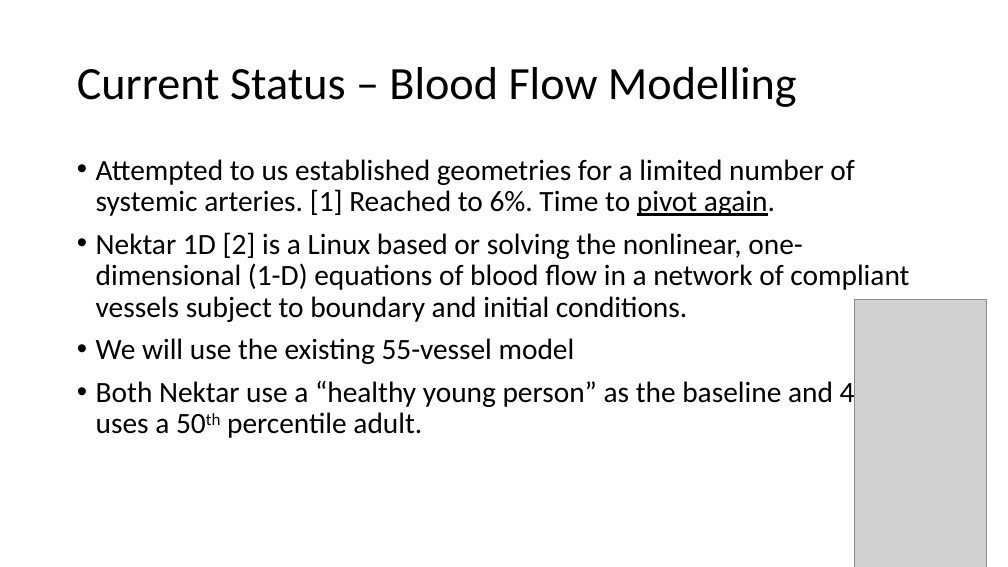
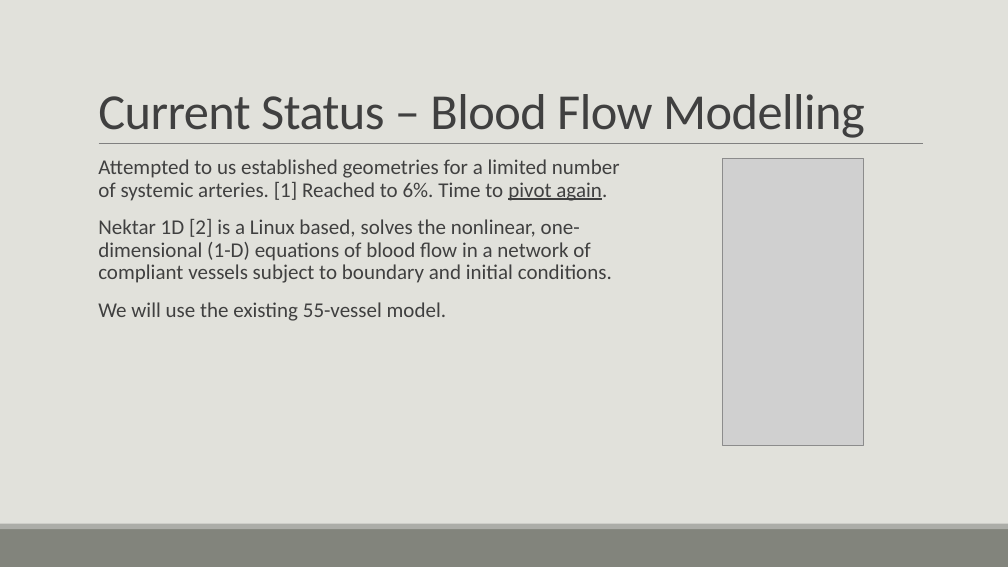
Before and after one commit to CNorthwayMedPhys/Full-Body-Flow-Model-Project, a slide deck: slide 9 of Working Documents/Committee Meeting.pptx (slide 10 before the commit). Drawn at 1008x567 pixels with LibreOffice and Linux fonts; fonts in the diff are those of the drawing; grey boxes stand for pictures. Boxes give left, top, right and bottom in pixels: in the first picture for what was removed or moved away, otherwise in the second. Text is boxed around its words. In the diff, an @@ line names an element or a change of style, - is before the commit and + after.

```diff
--- a/Working Documents/Committee Meeting.pptx
+++ b/Working Documents/Committee Meeting.pptx
@@ background #FFFFFF to #E1E1DB @@
@@ title "Current Status – Blood Flow ...": place and size @@
-title "Current Status – Blood Flow ..." at <box>77,67,797,107</box>
+title "Current Status – Blood Flow ..." at <box>98,94,865,138</box>
@@ title "Current Status – Blood Flow ..." at <box>98,94,865,138</box>: size 44 to 48 pt, text colour #000000 to #404040, letter spacing 0 to -0.5 pt; line spacing 0.9 to 0.85; vertical alignment middle to bottom @@
@@ line added from (99, 144) to (923, 144), #808080 0.5 pt @@
@@ text at <box>98,159,620,201</box>: size 28 to 20 pt, text colour #000000 to #404040 in "Attempted to us established geometries for a ..."; bullet • to  ; more space between paragraphs @@
@@ picture: place and size @@
-picture at <box>855,299,987,567</box>
+picture at <box>722,159,864,446</box>
@@ text at <box>98,219,612,321</box>: text changed; size 28 to 20 pt; text colour #000000 to #404040 @@
-• Nektar 1D [2] is a Linux based or solving the nonlinear, one-dimensional (1-D) equations of blood flow in a network of compliant vessels subject to boundary and initial conditions.
-• We will use the existing 55-vessel model
-• Both Nektar use a “healthy young person” as the baseline and 4d xcat uses a 50th percentile adult.
+  Nektar 1D [2] is a Linux based, solves the nonlinear, one-dimensional (1-D) equations of blood flow in a network of compliant vessels subject to boundary and initial conditions.
+  We will use the existing 55-vessel model.
@@ rectangle added at <box>0,529,1008,567</box>, fill #82847C @@
@@ rectangle added at <box>0,524,1008,529</box>, fill #ACADA8 @@
```
Also in this commit, not shown: 20 other slides changed, 4 slides added, 52 other files.
